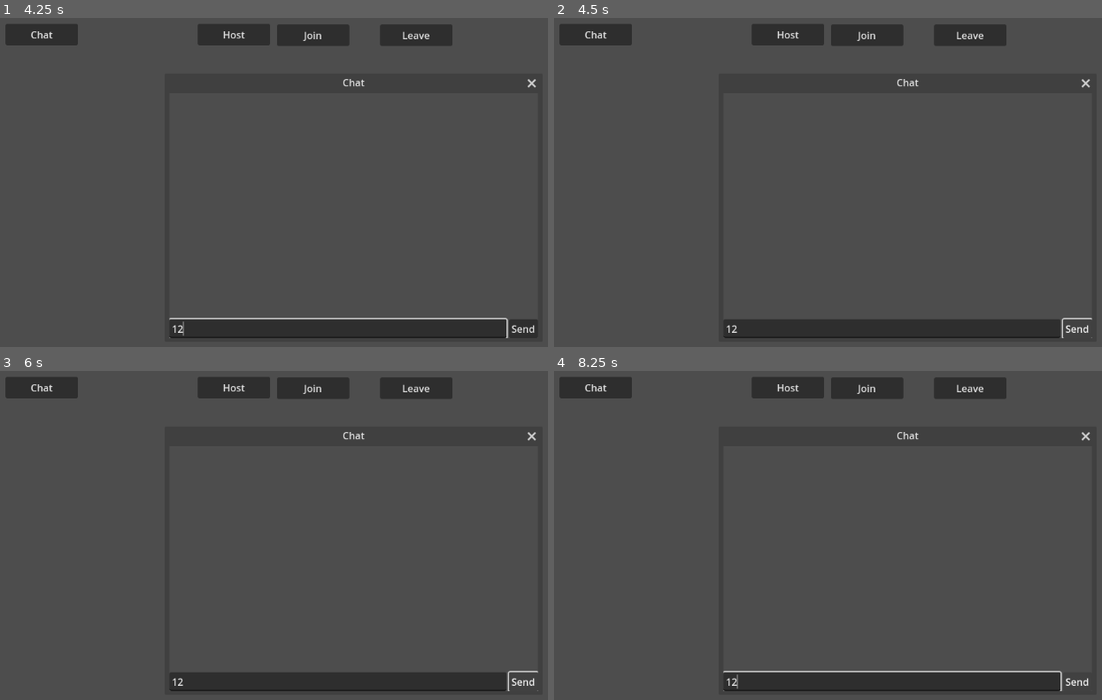
Above: before the commit, frames 1-4 (two rows, left to right).
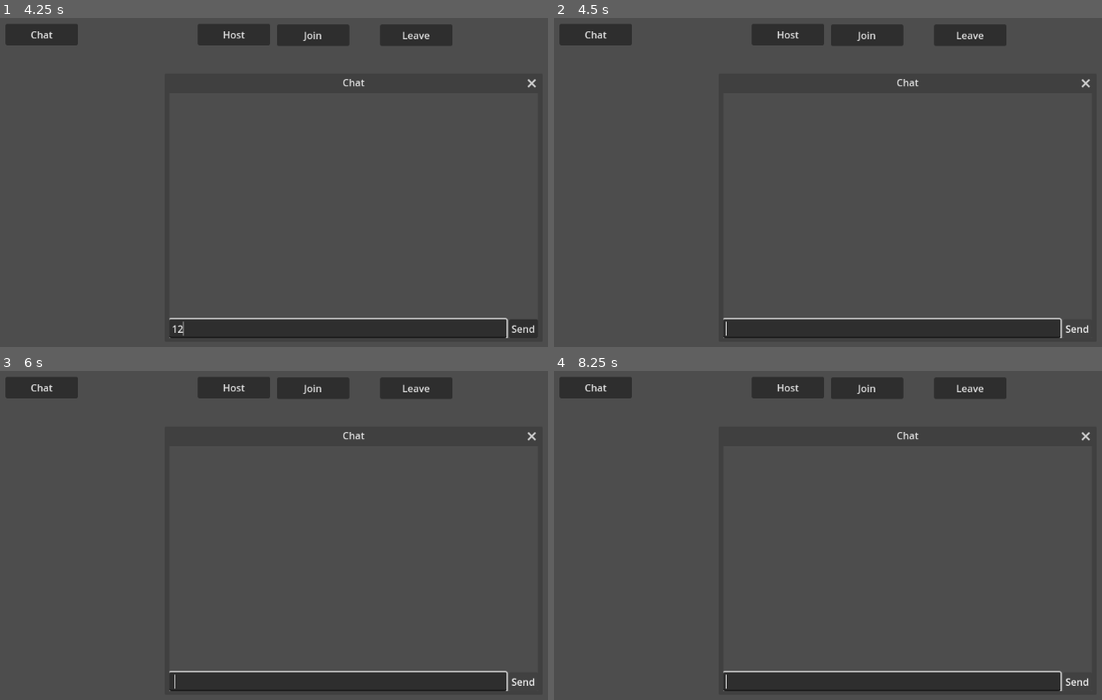
Above: after the commit, the same moments.

Repository: flashguardian13/godot-multiplayer-poc
Game: Godot game, scene res://game.tscn
Two runs of this game, one before a commit and one after it. Both use one fixed random seed, a clock stepped at 60 frames per second and the inputs below. The engine's default icon, where the game draws it, is replaced by a stand-in: a white triangle on a blue panel in a dark square.
Inputs (mouse positions are in pixels of both pictures, inside the frame that each line leads up to):
- Up to frame 1 (4.25 s): click "Host" at 0.5 s; click "Join" at 1.25 s; click "Leave" at 2 s; click "Chat" at 2.75 s; click (339, 327) at 3.52 s; type "12" at 3.6 s
- Up to frame 2 (4.5 s): click "Send" at 4.25 s
- Up to frame 3 (6 s): tap Enter at 5 s; hold Right (ui_right) 5.03-5.78 s; tap Space at 5.75 s; hold Down (ui_down) from 5.78 s (still down)
- Up to frame 4 (8.25 s): tap Enter at 6.5, 8 s; release Down (ui_down) at 6.53 s; hold Right (ui_right) 6.53-7.28 s; tap Space at 7.25 s; hold Up (ui_up) 7.28-8.03 s; hold Left (ui_left) from 8.03 s (still down)

Frame 1 is identical in both runs. In frame 2, 0.4% of the frame differs, in the area x 30-99%, y 91-98%; in frame 3, 0.4%; in frame 4, less than 0.1%.
Error after the commit: Out of bounds get index '1' (on base: 'Dictionary') (res://chat.gd:74)

Commit message:
working chat

Diff:
--- a/chat.gd
+++ b/chat.gd
@@ -1,26 +1,91 @@
 extends Window
 
+const NAME_ADJECTIVES:Array = ["Red", "Orange", "Yellow", "Green", "Blue", "Indigo", "Violet"]
+const NAME_NOUNS:Array = ["Dog", "Cat", "Mouse", "Bird", "Pig", "Fish", "Bear", "Fox", "Bunny"]
+# TODO: Let the player choose their name
+# TODO: Let the player choose a color
+var chat_nickname:String = "%s %s" % [NAME_ADJECTIVES.pick_random(), NAME_NOUNS.pick_random()]
+
 var participants:Dictionary = {}
+var participant_labels:Dictionary = {}
 
 func participant_spawner() -> MultiplayerSpawner:
 	return $ChatVBoxContainer/UpperHBoxContainer/ParticipantsScrollContainer2/MultiplayerSpawner
 
+func message_spawner() -> MultiplayerSpawner:
+	return $ChatVBoxContainer/UpperHBoxContainer/MessageScrollContainer/MultiplayerSpawner
+
 func _ready():
-	participant_spawner().spawn_function = _spawn_partipant
+	participant_spawner().spawn_function = _spawn_partipant_label
+	message_spawner().spawn_function = _spawn_message
 
-func _spawn_partipant(data:Dictionary) -> Label:
-	print("[%s] _spawn_partipant called with %s" % [multiplayer.get_unique_id(), data])
-	var p:Label = Label.new()
-	participants[data["peer_id"]] = p
-	p.text = data["name"]
+func register_participant(peer_id:int, peer_name:String) -> void:
+	print("[%s] register_participant called with %s, %s" % [multiplayer.get_unique_id(), peer_id, peer_name])
+	participants[peer_id] = { "name": peer_name, "peer_id": peer_id }
+	if multiplayer.is_server():
+		participant_spawner().spawn({ "name": peer_name, "peer_id": peer_id })
+
+func _spawn_partipant_label(data:Dictionary) -> Label:
+	print("[%s] _spawn_partipant_label called with %s" % [multiplayer.get_unique_id(), data])
+	var label:Label = Label.new()
+	label.text = data["name"]
+	participant_labels[data["peer_id"]] = label
+	return label
+
+func deregister_participant(peer_id:int) -> void:
+	print("[%s] deregister_participant called with %s" % [multiplayer.get_unique_id(), peer_id])
+	_delete_participant_label(peer_id)
+	participants.erase(peer_id)
+
+func _delete_participant_label(peer_id:int) -> void:
+	print("[%s] _delete_participant_label called with %s" % [multiplayer.get_unique_id(), peer_id])
+	var label:Label = participant_labels[peer_id]
+	participant_spawner().get_node(participant_spawner().spawn_path).remove_child(label)
+	label.queue_free()
+
+func _on_line_edit_text_submitted(_new_text):
+	_send_message()
+
+func _on_send_button_pressed():
+	_send_message()
+	$ChatVBoxContainer/LowerHBoxContainer/LineEdit.grab_focus()
+
+func _send_message() -> void:
+	print("[%s] _send_message called" % multiplayer.get_unique_id())
+	var le:LineEdit = $ChatVBoxContainer/LowerHBoxContainer/LineEdit
+	if le.text.strip_edges() == "":
+		return
+	if multiplayer.is_server():
+		create_message(le.text)
+	else:
+		_rpc_create_message.rpc_id(1, le.text)
+	le.text = ""
+
+@rpc("any_peer", "reliable")
+func _rpc_create_message(message:String) -> void:
+	print("[%s] _rpc_create_message called with %s" % [multiplayer.get_unique_id(), message])
+	create_message(message)
+
+func create_message(message:String) -> void:
+	print("[%s] create_message called with %s" % [multiplayer.get_unique_id(), message])
+	var sender_id:int = multiplayer.get_remote_sender_id()
+	if sender_id == 0:
+		sender_id = 1
+	var info:Dictionary = participants[sender_id]
+	if multiplayer.is_server():
+		message_spawner().spawn({
+			"name": info["name"],
+			"id": info["peer_id"] % 10000,
+			"message": message
+		})
+	print("[%s] message child count: %s" % [multiplayer.get_unique_id(), $ChatVBoxContainer/UpperHBoxContainer/MessageScrollContainer/MessageVBoxContainer.get_child_count()])
+
+func _spawn_message(data:Dictionary) -> RichTextLabel:
+	print("[%s] _spawn_message called with %s" % [multiplayer.get_unique_id(), data])
+	var p:RichTextLabel = RichTextLabel.new()
+	p.fit_content = true
+	p.text = "[%s#%s]: %s" % [data["name"], data["id"], data["message"]]
 	return p
-
-func _delete_participant(peer_id:int) -> void:
-	print("[%s] _delete_participant called with %s" % [multiplayer.get_unique_id(), peer_id])
-	var p:Label = participants[peer_id]
-	participants.erase(p)
-	participant_spawner().get_node(participant_spawner().spawn_path).remove_child(p)
-	p.queue_free()
 
 func _on_close_requested():
 	hide()
@@ -29,3 +94,12 @@
 func _on_go_back_requested():
 	hide()
 	get_tree().paused = false
+
+# When a new message appears, if we are watching the end of the chat, scrolls
+# until the new message is fully in view.
+func _on_message_v_box_container_child_entered_tree(node):
+	var msc:ScrollContainer = $ChatVBoxContainer/UpperHBoxContainer/MessageScrollContainer
+	var scrollbar:VScrollBar = msc.get_v_scroll_bar()
+	if scrollbar.value >= scrollbar.max_value - scrollbar.page:
+		await get_tree().process_frame
+		msc.ensure_control_visible(node)
--- a/chat.tscn
+++ b/chat.tscn
@@ -30,9 +30,13 @@
 horizontal_scroll_mode = 0
 
 [node name="MessageVBoxContainer" type="VBoxContainer" parent="ChatVBoxContainer/UpperHBoxContainer/MessageScrollContainer"]
+custom_minimum_size = Vector2(100, 100)
 layout_mode = 2
 size_flags_horizontal = 3
 size_flags_vertical = 3
+
+[node name="MultiplayerSpawner" type="MultiplayerSpawner" parent="ChatVBoxContainer/UpperHBoxContainer/MessageScrollContainer"]
+spawn_path = NodePath("../MessageVBoxContainer")
 
 [node name="ParticipantsScrollContainer2" type="ScrollContainer" parent="ChatVBoxContainer/UpperHBoxContainer"]
 custom_minimum_size = Vector2(100, 0)
@@ -58,3 +62,6 @@
 
 [connection signal="close_requested" from="." to="." method="_on_close_requested"]
 [connection signal="go_back_requested" from="." to="." method="_on_go_back_requested"]
+[connection signal="child_entered_tree" from="ChatVBoxContainer/UpperHBoxContainer/MessageScrollContainer/MessageVBoxContainer" to="." method="_on_message_v_box_container_child_entered_tree"]
+[connection signal="text_submitted" from="ChatVBoxContainer/LowerHBoxContainer/LineEdit" to="." method="_on_line_edit_text_submitted"]
+[connection signal="pressed" from="ChatVBoxContainer/LowerHBoxContainer/SendButton" to="." method="_on_send_button_pressed"]
--- a/game.gd
+++ b/game.gd
@@ -8,12 +8,7 @@
 const PORT:int = 45367
 const MAX_CLIENTS:int = 8
 
-# Per-peer information
-var player_details:Dictionary = {}
 var player_sprites:Dictionary = {}
-
-# Local Player information
-var my_info:Dictionary = { "name": "Player %s" % randi() }
 
 func _ready():
 	multiplayer.peer_connected.connect(_on_peer_connected)
@@ -37,7 +32,7 @@
 		return error
 	multiplayer.multiplayer_peer = peer
 	print("[%s] peer is now %s" % [my_peer_id(), multiplayer.multiplayer_peer])
-	setup_player(multiplayer.get_unique_id(), my_info)
+	setup_player(multiplayer.get_unique_id(), $ChatVBoxContainer.chat_nickname)
 
 func _on_join_button_pressed():
 	print("[%s] (Click) Join" % my_peer_id())
@@ -68,7 +63,8 @@
 
 func _on_peer_connected(id:int):
 	print("[%s] (Event) Peer %s has connected." % [my_peer_id(), id])
-	_register_player.rpc_id(id, my_info) # Hello, [id], here is my player info.
+	# Hello, [id], here is my player info.
+	_register_player.rpc_id(id, { "chat_nickname": $ChatVBoxContainer.chat_nickname })
 
 func _on_peer_disconnected(id:int):
 	print("[%s] (Event) Peer %s disconnected." % [my_peer_id(), id])
@@ -76,7 +72,6 @@
 
 func _on_connected_to_server():
 	print("[%s] (Event) Connection to server succeeded." % my_peer_id())
-	player_details[my_peer_id()] = my_info
 
 func _on_connection_failed():
 	print("[%s] (Event) Connection to server failed!" % my_peer_id())
@@ -89,7 +84,7 @@
 # Multiplayer functions
 
 func is_multiplayer() -> bool:
-	return player_details.size() > 0
+	return multiplayer.multiplayer_peer is ENetMultiplayerPeer
 
 func my_peer_id() -> int:
 	if multiplayer && multiplayer.has_multiplayer_peer():
@@ -100,19 +95,13 @@
 func _register_player(player_info:Dictionary):
 	var sender_id:int = multiplayer.get_remote_sender_id()
 	print("[%s] (RPC) Received information for player %s." % [my_peer_id(), sender_id])
-	setup_player(sender_id, player_info)
+	setup_player(sender_id, player_info["chat_nickname"])
 
-func setup_player(peer_id:int, peer_info:Dictionary):
+func setup_player(peer_id:int, chat_nickname:String):
 	print("[%s] setup_player() called for peer %s." % [my_peer_id(), peer_id])
-	player_details[peer_id] = peer_info
 	if multiplayer.is_server():
 		$MultiplayerSpawner.spawn({ "auth_id": peer_id })
-		$ChatVBoxContainer.participant_spawner().spawn(
-			{
-				"name": peer_info["name"],
-				"peer_id": peer_id
-			}
-		)
+	$ChatVBoxContainer.register_participant(peer_id, chat_nickname)
 
 func spawn_player(data:Dictionary) -> Node2D:
 	var auth_id:int = data.get("auth_id")
@@ -136,15 +125,14 @@
 	print("[%s] peer is now %s" % [my_peer_id(), multiplayer.multiplayer_peer])
 	old_peer.close()
 	print("[%s] Multiplayer peer closed." % my_peer_id())
-	for player_id in player_details.keys():
+	for player_id in player_sprites.keys():
 		teardown_player(player_id)
 
 func teardown_player(peer_id:int):
 	print("[%s] teardown_player() called for peer %s." % [my_peer_id(), peer_id])
-	player_details.erase(peer_id)
 	if multiplayer.is_server():
 		despawn_player(peer_id)
-		$ChatVBoxContainer._delete_participant(peer_id)
+	$ChatVBoxContainer.deregister_participant(peer_id)
 
 func despawn_player(id:int) -> void:
 	print("[%s] despawn_player() called for peer %s." % [my_peer_id(), id])
